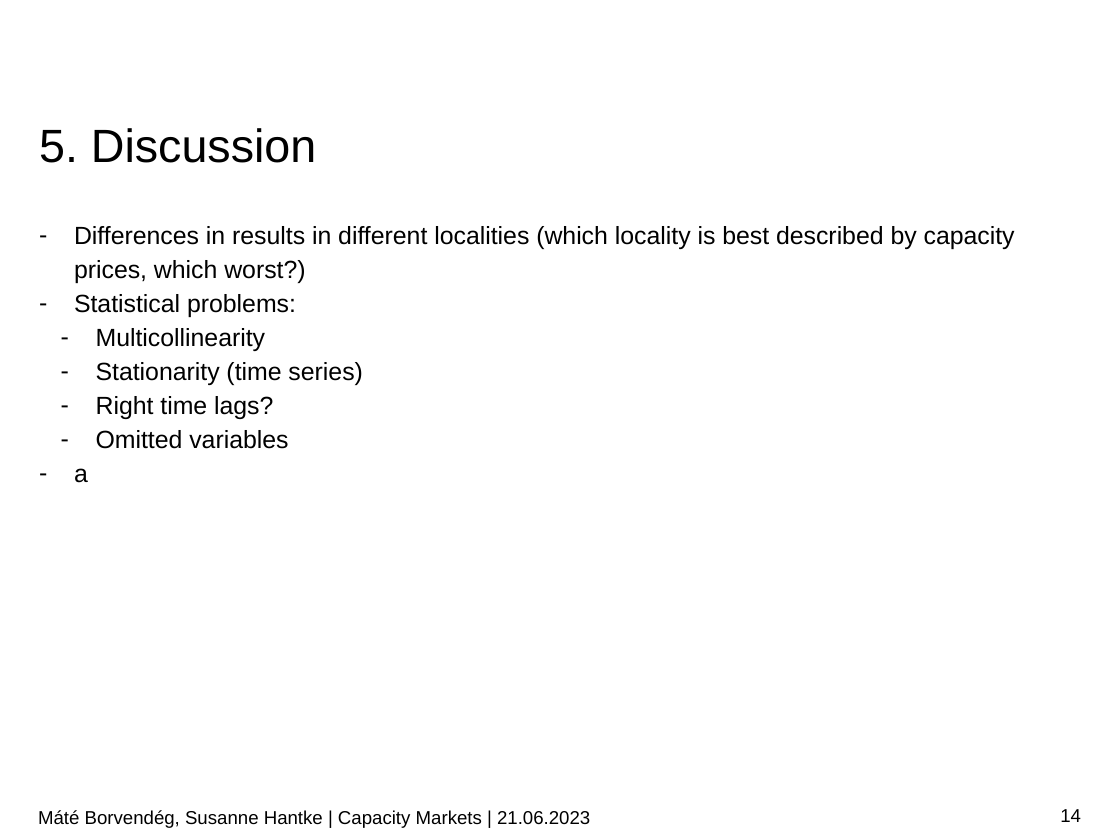
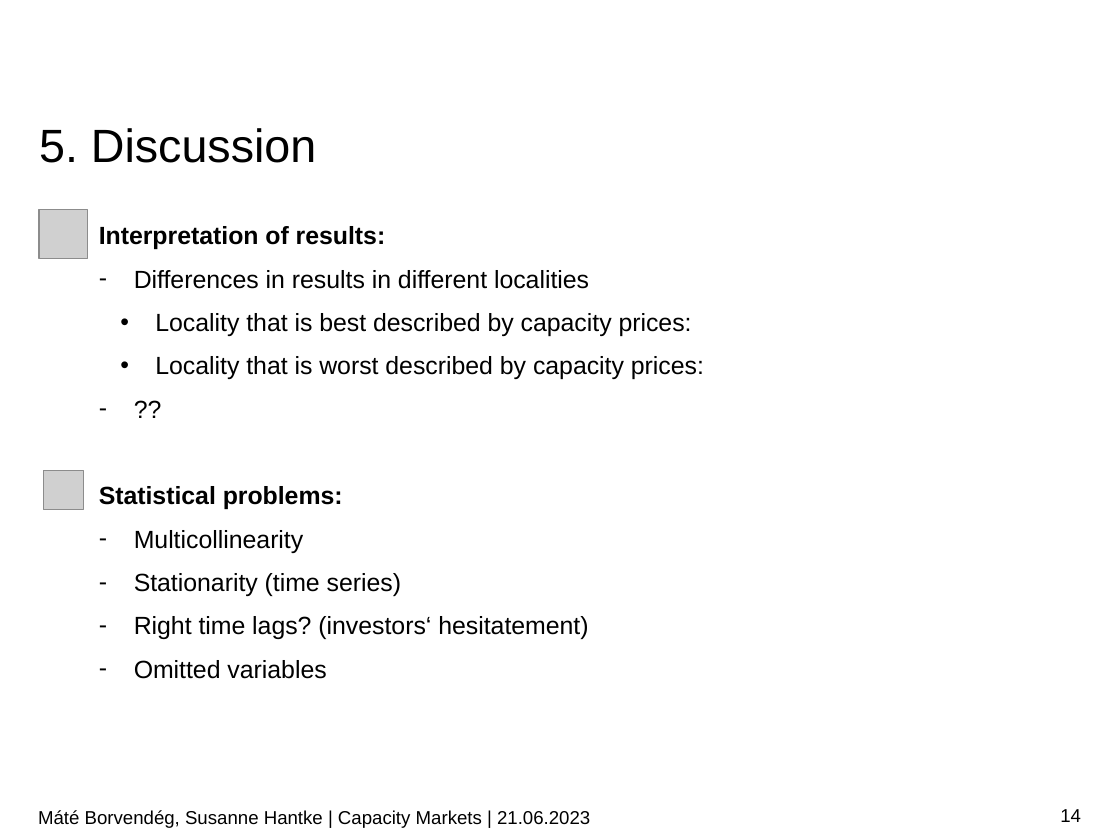
Before and after one commit to borvendegmate/tum_power_system_economics, a slide deck: slide 14 of Final_Presentation_Borvendeg_Hantke.pptx. Drawn at 1120x840 pixels with LibreOffice and Linux fonts; fonts in the diff are those of the drawing; grey boxes stand for pictures; background and template pictures are left out. Boxes give left, top, right and bottom in pixels: in the first picture for what was removed or moved away, otherwise in the second. Text is boxed around its words. In the diff, an @@ line names an element or a change of style, - is before the commit and + after.

```diff
--- a/Final_Presentation_Borvendeg_Hantke.pptx
+++ b/Final_Presentation_Borvendeg_Hantke.pptx
@@ picture added at (x1=39, y1=209, x2=87, y2=258) @@
@@ text at (x1=99, y1=226, x2=704, y2=379): text changed @@
-– Differences in results in different localities (which locality is best described by capacity prices, which worst?)
+Interpretation of results:
+– Differences in results in different localities
+  • Locality that is best described by capacity prices:
+  • Locality that is worst described by capacity prices:
+– ??
@@ text "Interpretation of results:" moved from (x1=74, y1=226, x2=1015, y2=483) to (x1=99, y1=226, x2=704, y2=679) @@
@@ picture added at (x1=44, y1=470, x2=83, y2=510) @@
@@ text at (x1=74, y1=468, x2=88, y2=483): paragraph removed @@
-– a
@@ text at (x1=99, y1=486, x2=401, y2=679): bold on in "Statistical problems:"; bullet - to none; more space between paragraphs; list level 2 to 1 in "Multicollinearity"; list level 2 to 1 in "Stationarity (time series)"; list level 2 to 1 in "Omitted variables" @@
@@ text at (x1=134, y1=616, x2=588, y2=639): text changed @@
-  – Right time lags?
+– Right time lags? (investors‘ hesitatement)
```
Also in this commit, not shown: 13 other slides changed, 3 slides added.
